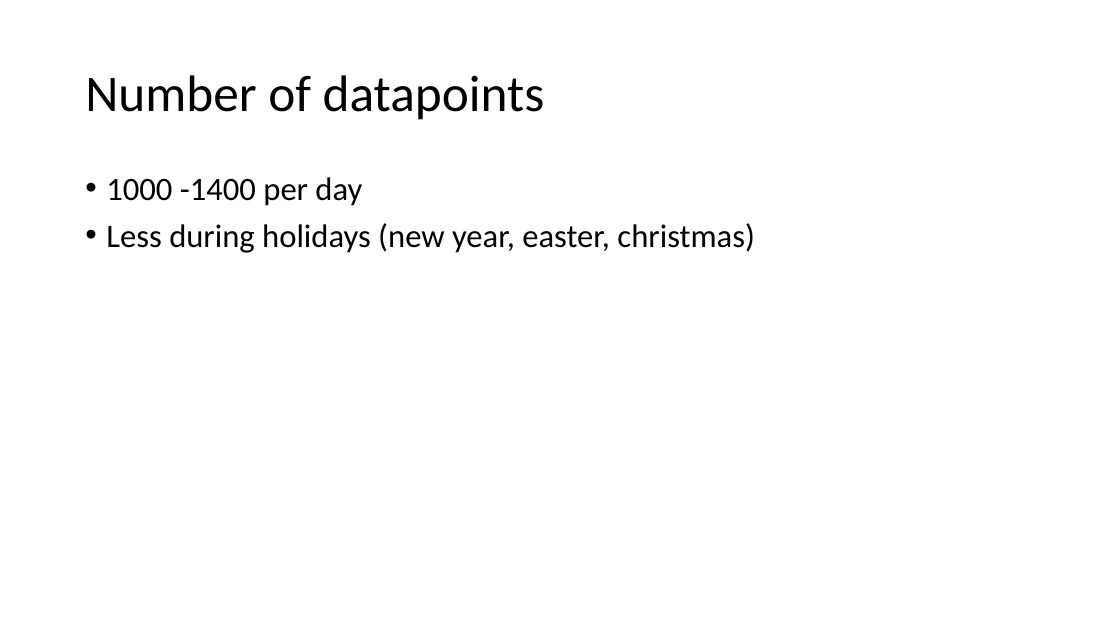
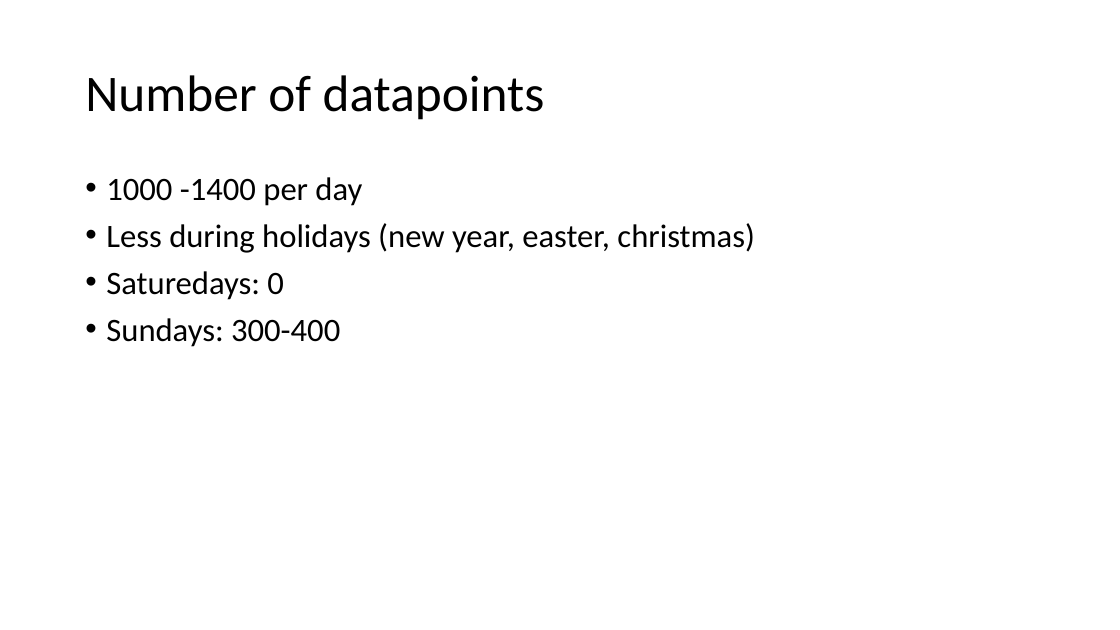
Before and after one commit to genkamita-gmo/nlp-forex-predict, a slide deck: slide 7 of data_exploration/fx data exploration.pptx. Drawn at 1120x630 pixels with LibreOffice and Linux fonts; fonts in the diff are those of the drawing. Boxes give left, top, right and bottom in pixels: in the first picture for what was removed or moved away, otherwise in the second. Text is boxed around its words. In the diff, an @@ line names an element or a change of style, - is before the commit and + after.

Commit message:
work in progress. 	modified:   data_exploration/fx data exploration.pptx 	deleted:    fxdata/HISTDATA_COM_ASCII_AUDCHF_M12008/DAT_ASCII_AUDCHF_M1_2008.csv-date-vol 	deleted:    fxdata/HISTDATA_COM_ASCII_AUDUSD_M12001/DAT_ASCII_AUDUSD_M1_2001.csv-date-vol

```diff
--- a/data_exploration/fx data exploration.pptx
+++ b/data_exploration/fx data exploration.pptx
@@ text at (106,271,340,347): paragraphs added @@
+• Saturedays: 0
+• Sundays: 300-400
```
Also in this commit, not shown: 2 other files.
